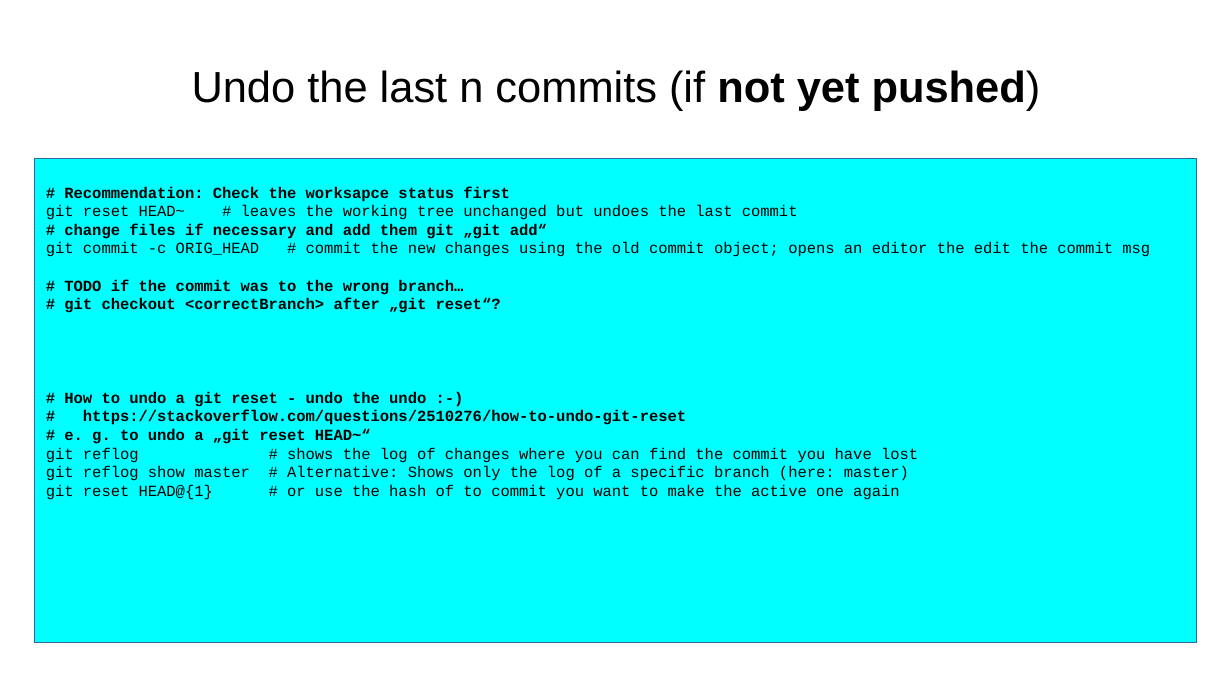
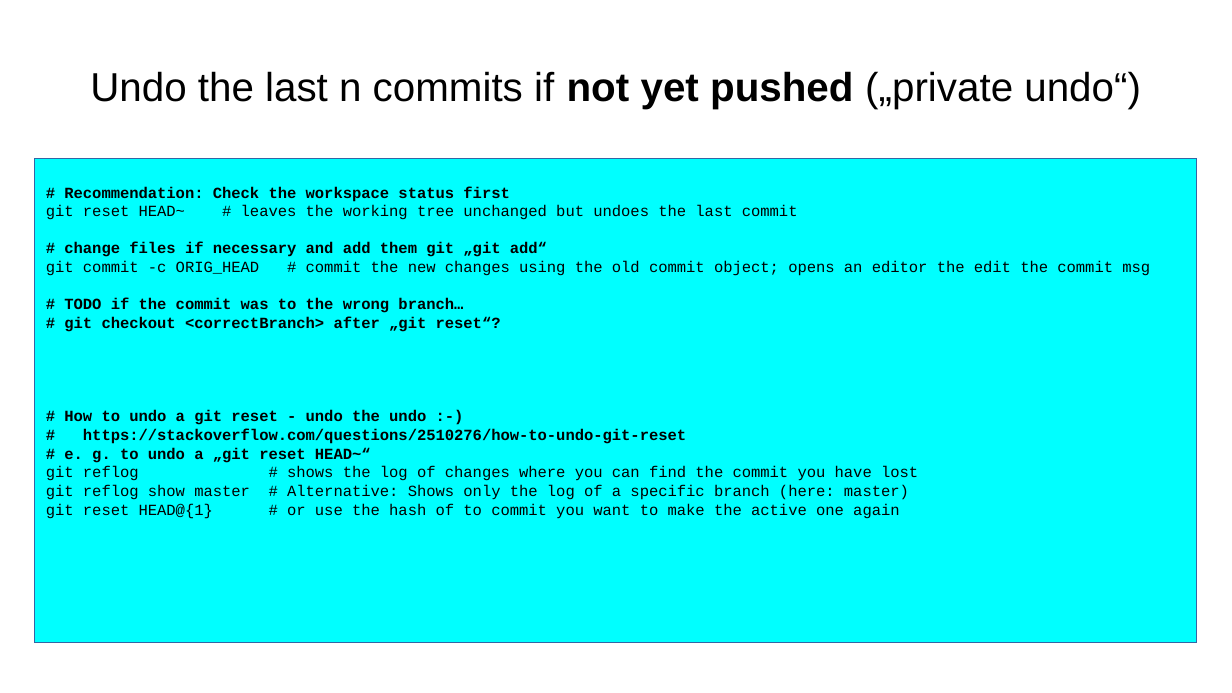
Before and after one commit to aryoda/git_essentials, a slide deck: slide 11 of Introduction to Git collaboration workflows.odp. Drawn at 1232x693 pixels with LibreOffice and Linux fonts; fonts in the diff are those of the drawing. Boxes give left, top, right and bottom in pixels: in the first picture for what was removed or moved away, otherwise in the second. Text is boxed around its words. In the diff, an @@ line names an element or a change of style, - is before the commit and + after.

Commit message:
added more undo scenarios

```diff
--- a/Introduction to Git collaboration workflows.odp
+++ b/Introduction to Git collaboration workflows.odp
@@ title at (90,71,1141,109): text changed; size 28 to 26 pt @@
-Undo the last n commits (if not yet pushed)
+Undo the last n commits if not yet pushed („private undo“)
@@ text in rectangle at (64,186,509,202): text changed @@
-# Recommendation: Check the worksapce status first
+# Recommendation: Check the workspace status first
```
Also in this commit, not shown: 3 other slides changed, 2 slides added.
